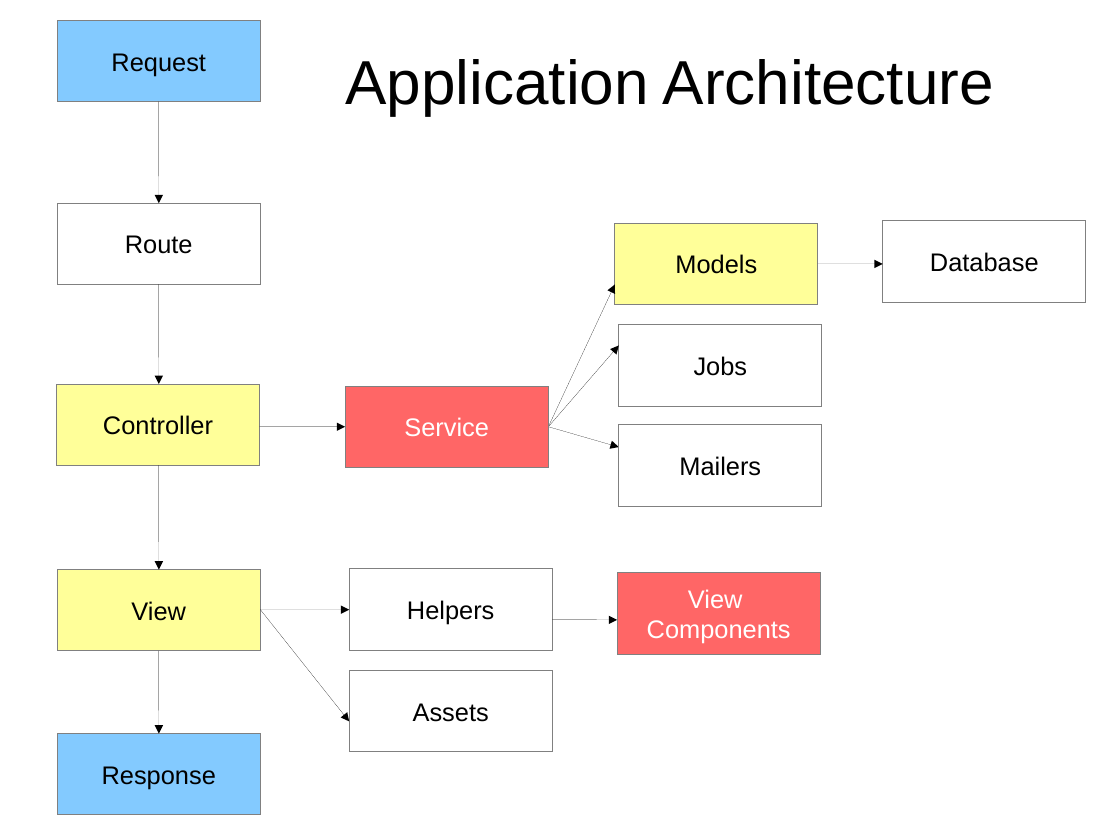
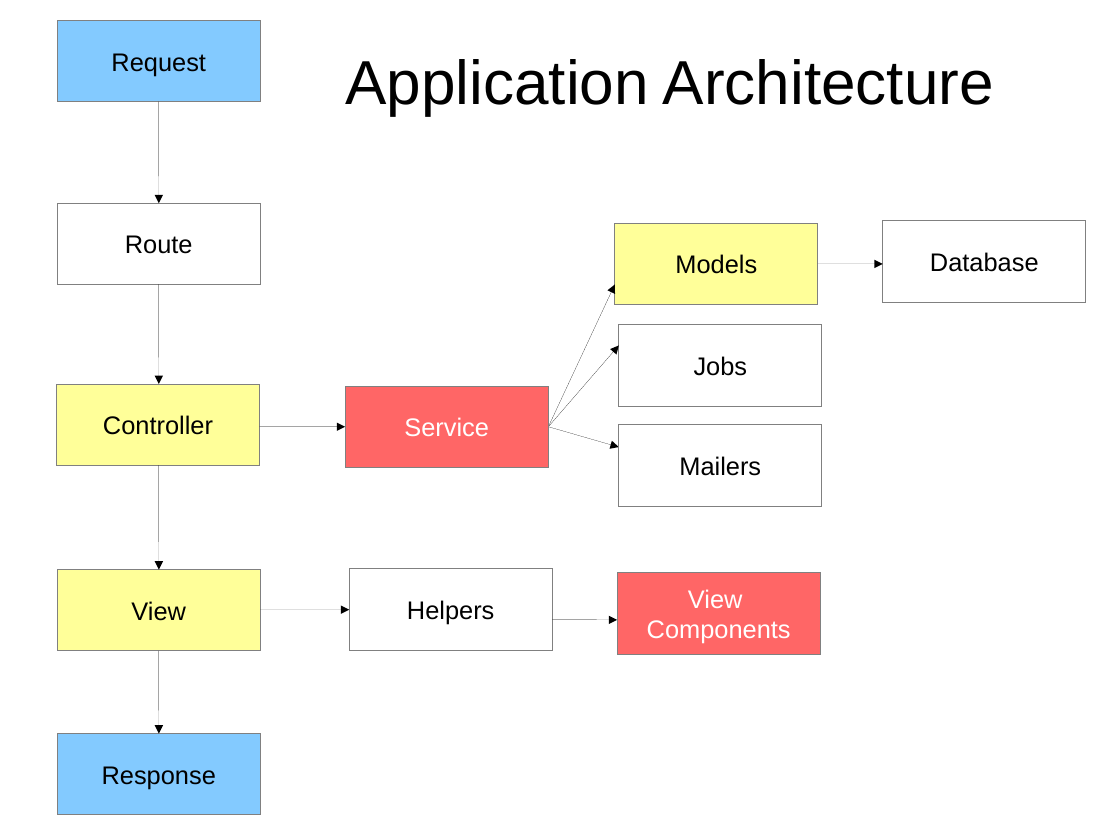
Before and after one commit to topdan/growing-your-rails-app, a slide deck: slide 16 of growing-your-rails-app.odp. Drawn at 1120x840 pixels with LibreOffice and Linux fonts; fonts in the diff are those of the drawing. Boxes give left, top, right and bottom in pixels: in the first picture for what was removed or moved away, otherwise in the second. Text is boxed around its words. In the diff, an @@ line names an element or a change of style, - is before the commit and + after.

```diff
--- a/growing-your-rails-app.odp
+++ b/growing-your-rails-app.odp
@@ arrow removed from (260, 610) to (350, 722) @@
@@ rectangle removed at (350, 671, 553, 752) @@
-Assets
```
Also in this commit, not shown: 2 other slides changed, 1 slide removed.
